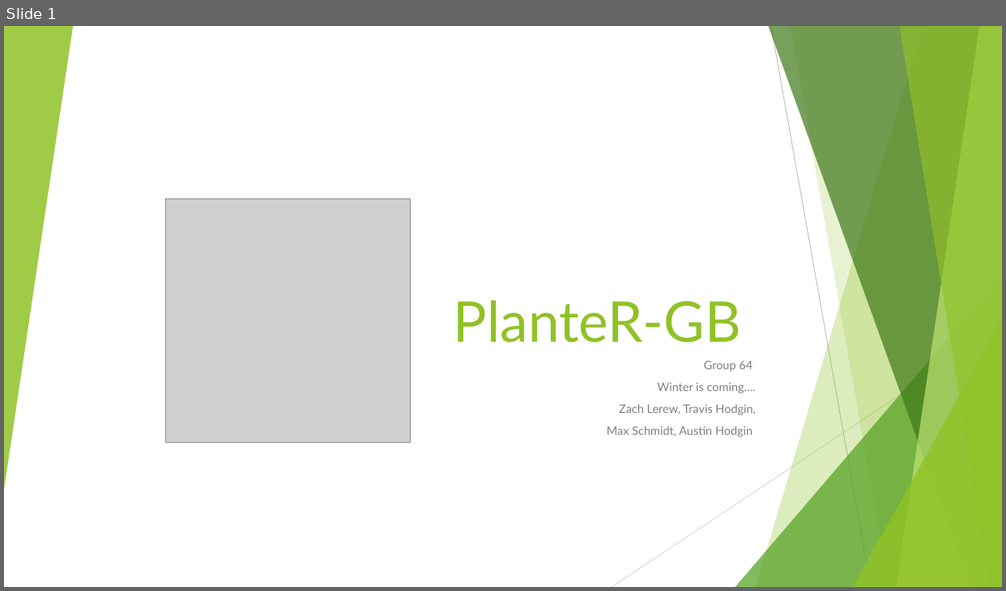
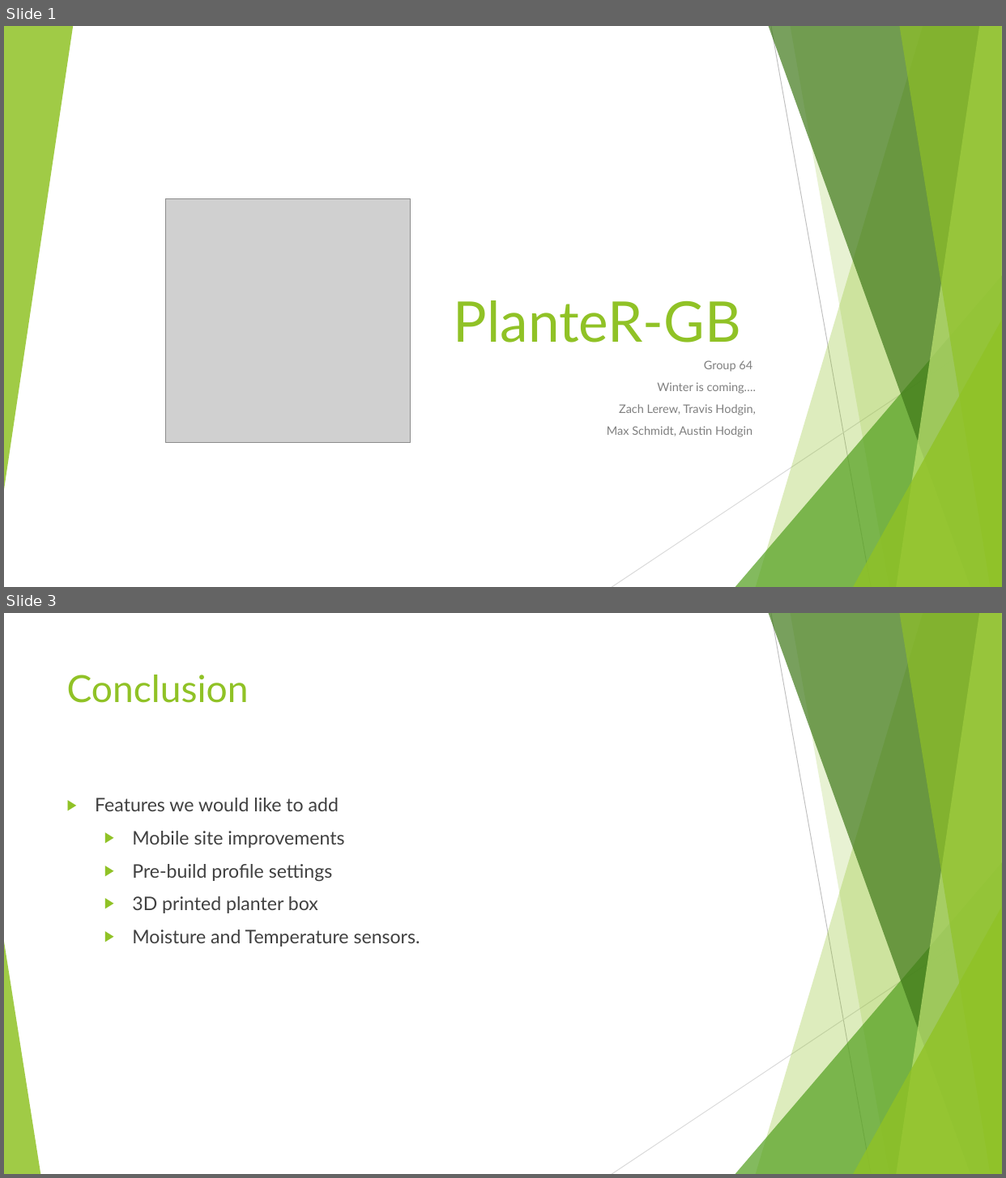
Before and after one commit to HodginAustin/Winter-Is-Coming, a slide deck: Documents/PresentationSpring/Spring Presentation.pptx. Shown one above the other, each under a label of ours: slide 1 before the commit, slides 1 and 3 after it; the slides between them are not shown. The pictures are 1006x591 and 1006x1178 pixels, drawn with LibreOffice and Linux fonts; fonts in the diff are those of the drawing; grey boxes stand for pictures. Boxes give left, top, right and bottom in pixels: in the first picture for what was removed or moved away, otherwise in the second. Text is boxed around its words. In the diff, an @@ line names an element or a change of style, - is before the commit and + after.

Commit message:
Removed un-needed slides. Added introduction and conclusion slides.

```diff
--- a/Documents/PresentationSpring/Spring Presentation.pptx
+++ b/Documents/PresentationSpring/Spring Presentation.pptx
@@ slide 3 added at box(4, 613, 1002, 1174), background #FFFFFF; not listed: 9 template elements that a slide beside it also shows @@
@@ text added at box(67, 675, 249, 703), 36 pt, text #90C226 @@
+Conclusion
@@ text added at box(95, 798, 420, 947), 18 pt, text #404040 @@
+▶ Features we would like to add
+  ▶ Mobile site improvements
+  ▶ Pre-build profile settings
+  ▶ 3D printed planter box
+  ▶ Moisture and Temperature sensors.
@@ triangle added at box(4, 942, 40, 1174), fill #90C226 at 85% opacity @@
```
Also in this commit, not shown: 1 other slide added, 9 slides removed.
